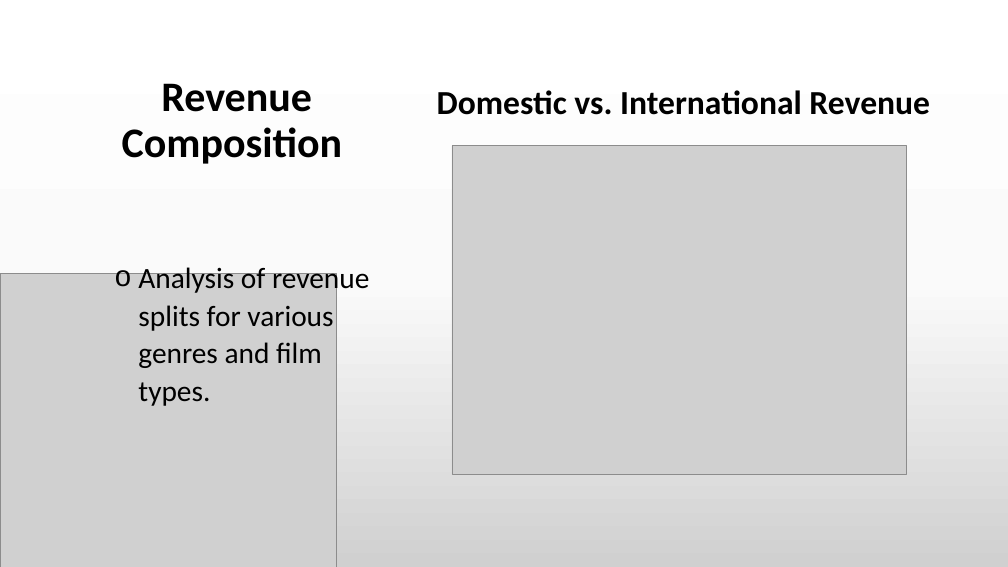
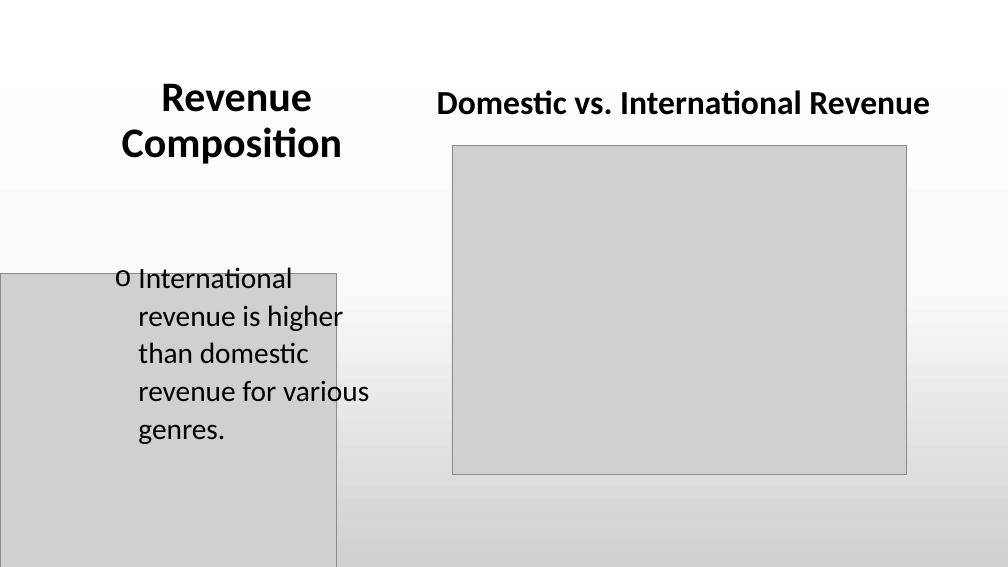
Before and after one commit to Day-hue/phase-2-project, a slide deck: slide 10 of Strategic Insights for Film Studio Success.pptm. Drawn at 1008x567 pixels with LibreOffice and Linux fonts; fonts in the diff are those of the drawing; grey boxes stand for pictures. Boxes give left, top, right and bottom in pixels: in the first picture for what was removed or moved away, otherwise in the second. Text is boxed around its words. In the diff, an @@ line names an element or a change of style, - is before the commit and + after.

```diff
--- a/Strategic Insights for Film Studio Success.pptm
+++ b/Strategic Insights for Film Studio Success.pptm
@@ text at (138,263,369,444): text changed @@
-  o Analysis of revenue splits for various genres and film types.
+  o International revenue is higher than domestic revenue for various genres.
```
Also in this commit, not shown: 5 other slides changed, 3 other files.
